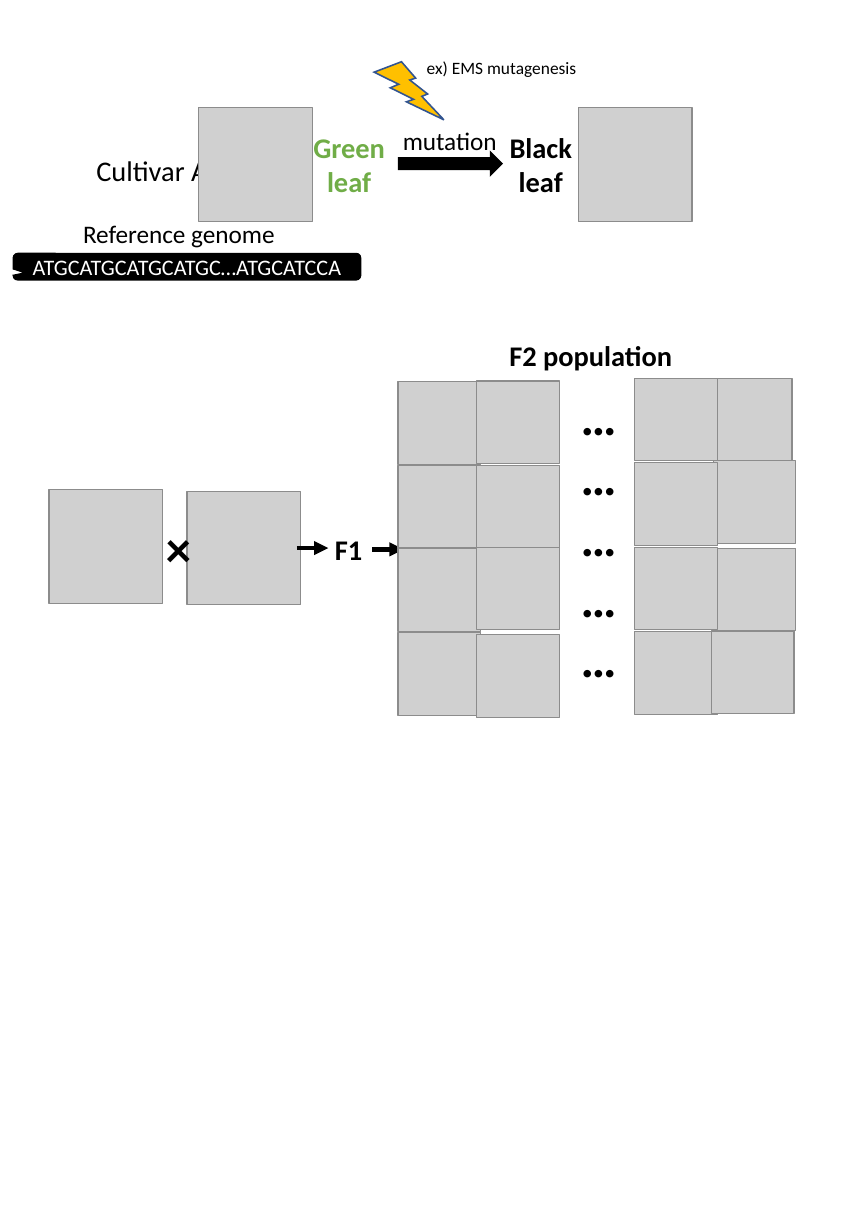
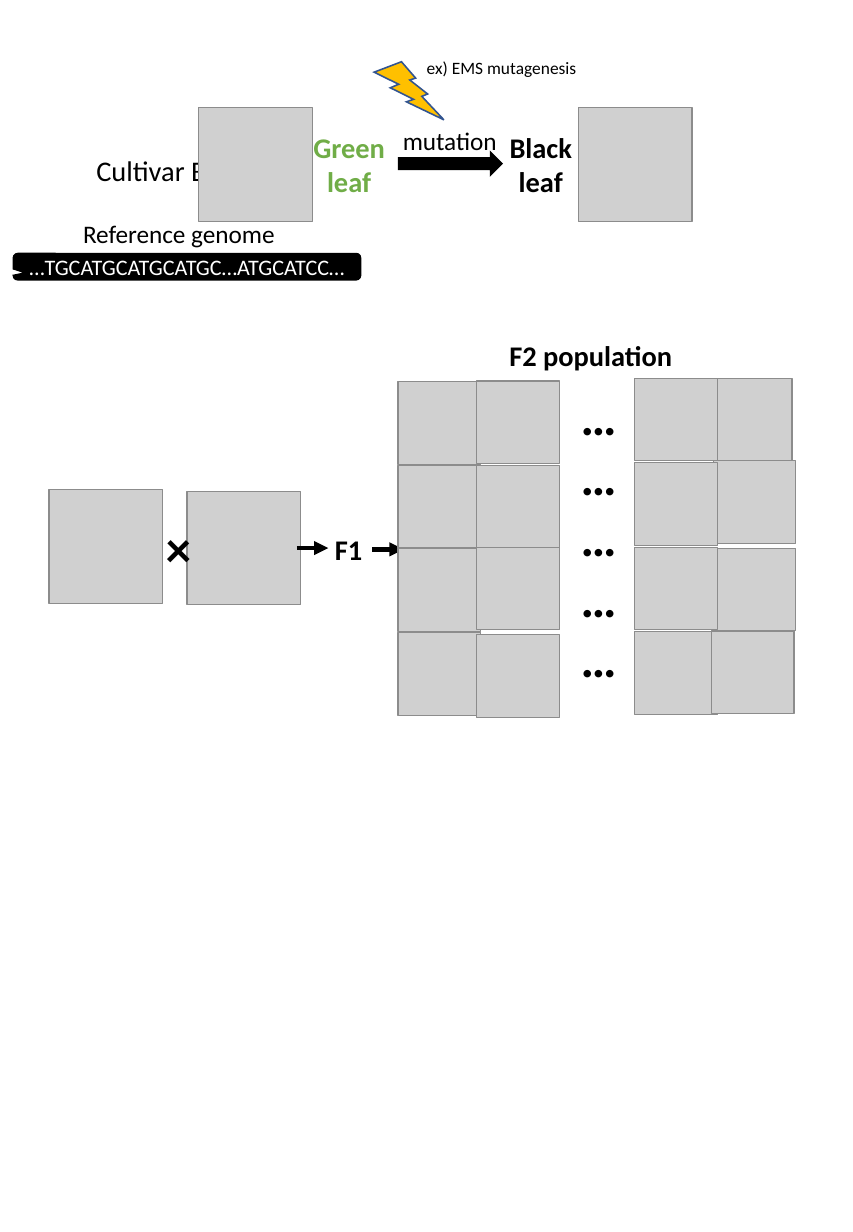
Before and after one commit to slt666666/FAO_lecture, a slide deck: slide 10 of FAO_2024/mutmapqtlseq.pptx. Drawn at 853x1232 pixels with LibreOffice and Linux fonts; fonts in the diff are those of the drawing; grey boxes stand for pictures. Boxes give left, top, right and bottom in pixels: in the first picture for what was removed or moved away, otherwise in the second. Text is boxed around its words. In the diff, an @@ line names an element or a change of style, - is before the commit and + after.

```diff
--- a/FAO_2024/mutmapqtlseq.pptx
+++ b/FAO_2024/mutmapqtlseq.pptx
@@ text at (x1=96, y1=158, x2=206, y2=189): text changed @@
-Cultivar A
+Cultivar B
@@ text in rounded speech box at (x1=29, y1=260, x2=344, y2=281): text changed @@
-ATGCATGCATGCATGC…ATGCATCCA
+…TGCATGCATGCATGC…ATGCATCC…
```
Also in this commit, not shown: 15 other files.
